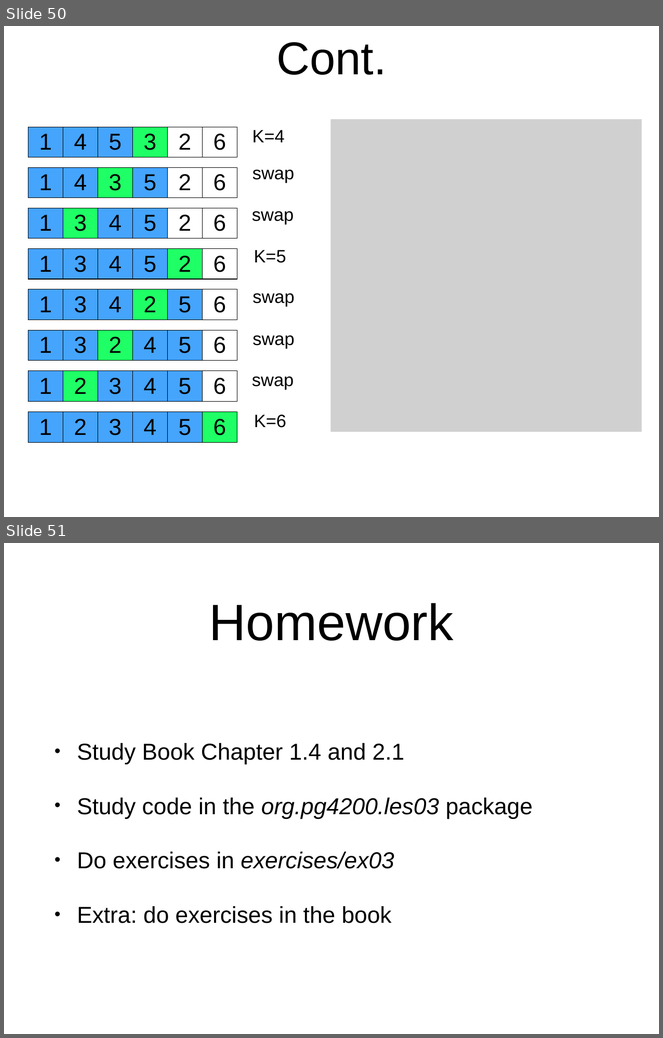
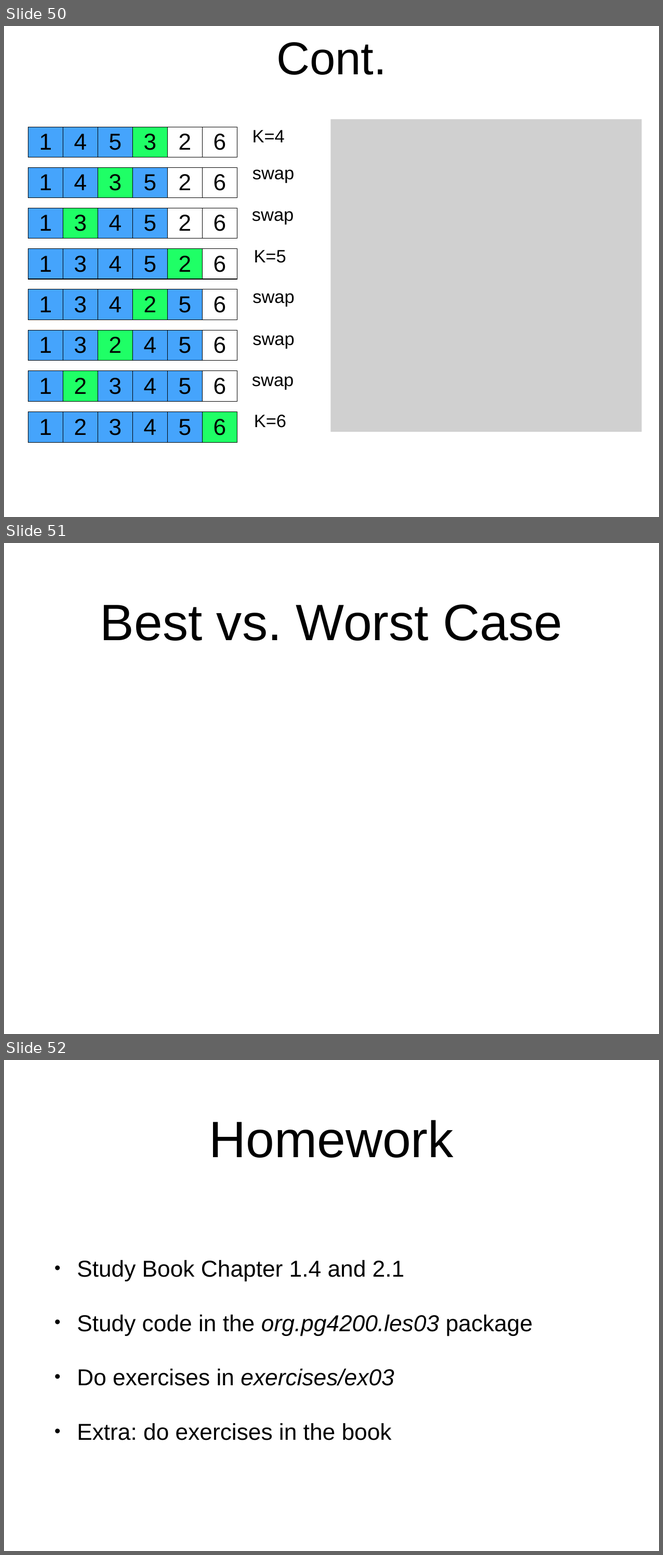
Before and after one commit to arcuri82/algorithms, a slide deck: docs/slides/03/03_analysis_sort.pptx. Shown one above the other, each under a label of ours: slides 50 and 51 before the commit, slides 50, 51 and 52 after it. The pictures are 663x1038 and 663x1555 pixels, drawn with LibreOffice and Linux fonts; fonts in the diff are those of the drawing; grey boxes stand for pictures. Boxes give left, top, right and bottom in pixels: in the first picture for what was removed or moved away, otherwise in the second. Text is boxed around its words. In the diff, an @@ line names an element or a change of style, - is before the commit and + after.

```diff
--- a/docs/slides/03/03_analysis_sort.pptx
+++ b/docs/slides/03/03_analysis_sort.pptx
@@ slide 51 added at bbox=[4, 543, 659, 1034], background #FFFFFF @@
@@ title added at bbox=[100, 604, 562, 641], 80 pt, text #000000 @@
+Best vs. Worst Case
@@ what was slide 51 is now slide 52 @@
```
Also in this commit, not shown: 2 slides changed, 1 other file.
